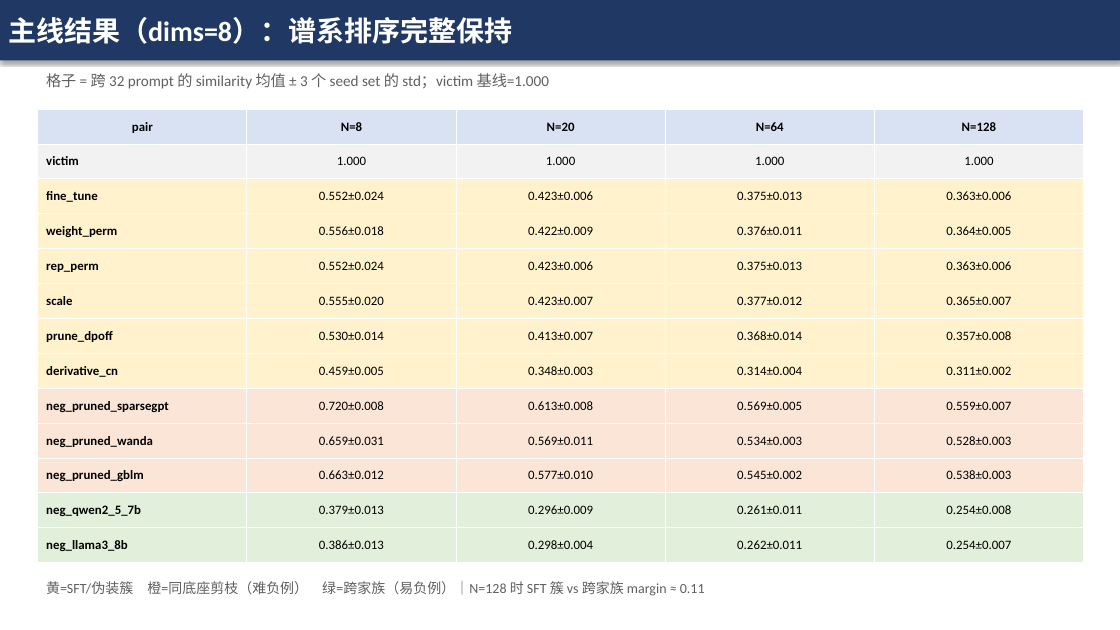
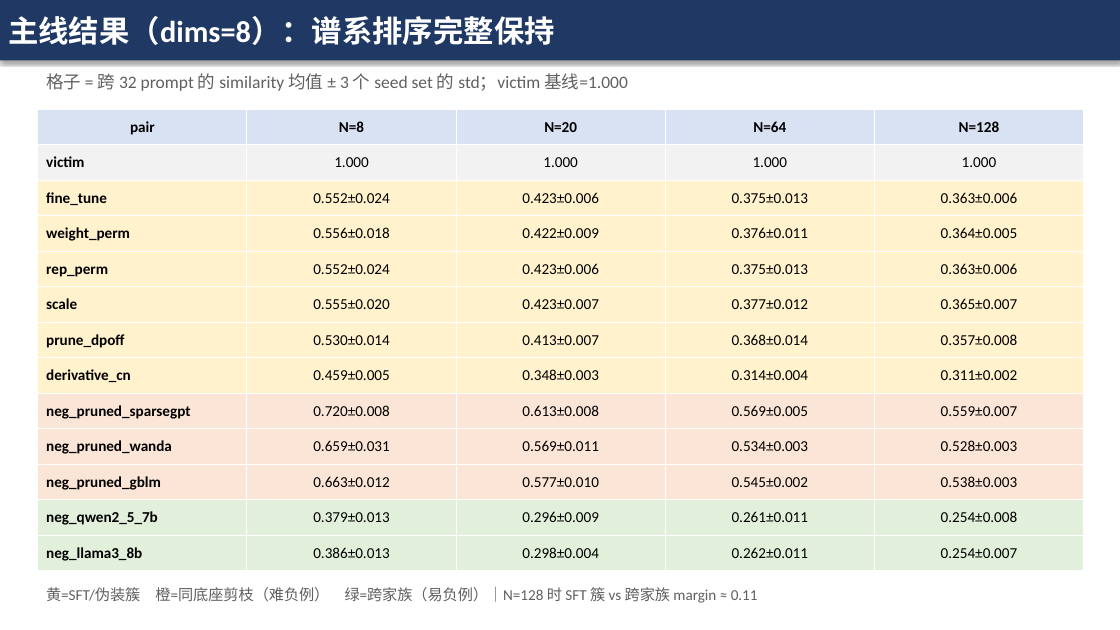
Before and after one commit to kyrie114/DiffIP, a slide deck: slide 6 of llm_migration_v4/汇报_v4_7B规模验证.pptx. Drawn at 1120x630 pixels with LibreOffice and Linux fonts; fonts in the diff are those of the drawing. Boxes give left, top, right and bottom in pixels: in the first picture for what was removed or moved away, otherwise in the second. Text is boxed around its words. In the diff, an @@ line names an element or a change of style, - is before the commit and + after.

Commit message:
v4: 汇报 PPT 重制三张方法/原理图为论文级（matplotlib 300dpi）
- figures.py：图1 方法全流程（配对扰动采样→特征提取→ALS 评分三面板）；图2 ALS 对齐原理（同源/异源特征云散点+高斯椭圆+实测 d̄ 标注）；图3 两线谱系面板（主线谱系树+蒸馏线双臂，全直线布局）
- gen_ppt.py：三页改图片页；全片字号调大（标题 26、正文 19、表格 13.5-14）
- 修复 mathtext \leq/\mathrm{argmin}、\b 转义、图3 连线穿插与文字裁切

```diff
--- a/llm_migration_v4/汇报_v4_7B规模验证.pptx
+++ b/llm_migration_v4/汇报_v4_7B规模验证.pptx
@@ rectangle "主线结果（dims=8）：谱系排序完整保持" at [0, 0, 1120, 60]: size 24 to 26 pt @@
@@ text "格子 = 跨 32 prompt ..." at [46, 73, 628, 91]: size 13 to 15 pt @@
@@ table at [38, 109, 1084, 571] @@
@@ size 11 to 13 pt @@
@@ text "黄=SFT/伪装簇 橙=同底座剪枝（难负例） 绿=跨家族（易负例）｜N=128 时 SFT ..." at [46, 587, 758, 603]: size 12 to 13 pt @@
```
Also in this commit, not shown: 11 other slides changed, 5 other files.
